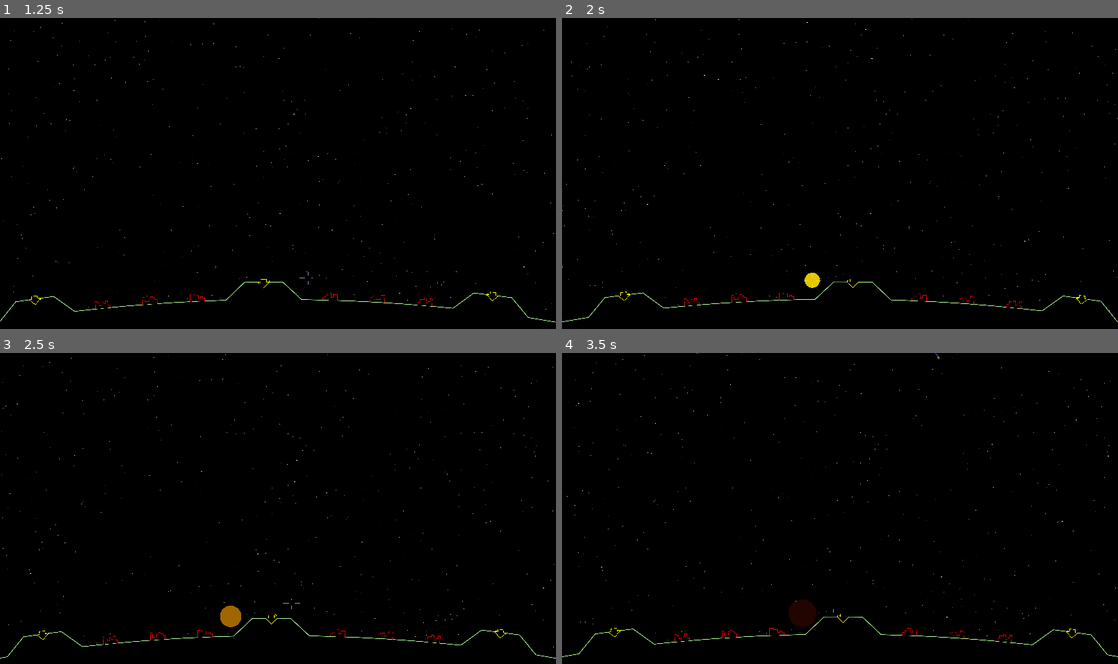
Above: before the commit, frames 1-4 (two rows, left to right).
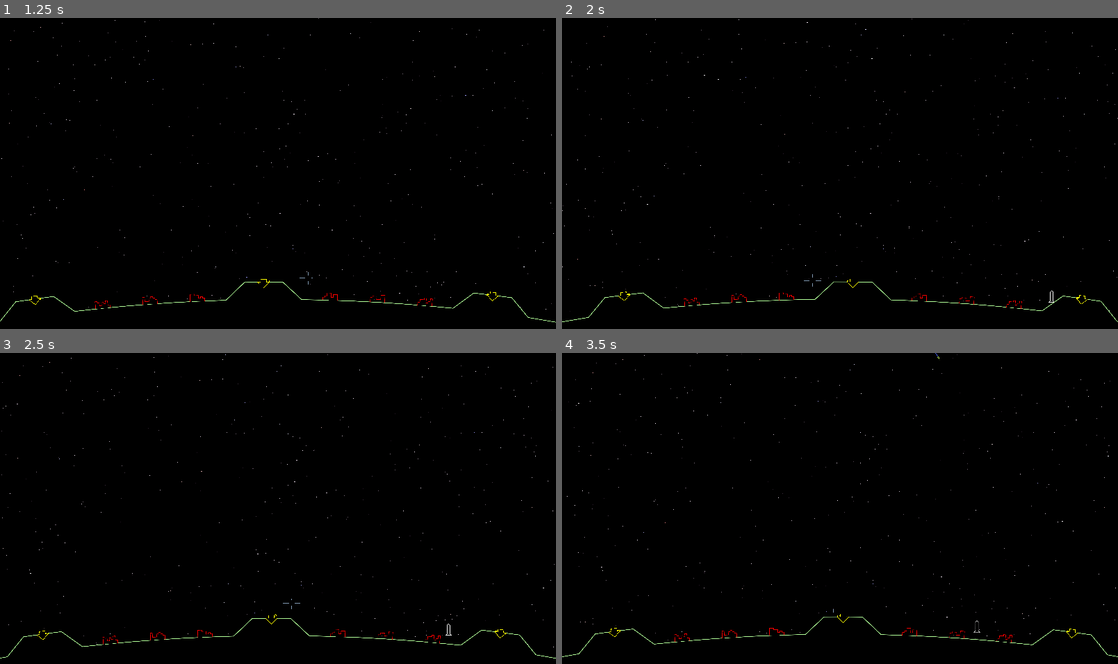
Above: after the commit, the same moments.

Repository: tartley/missile-commander
Game: Godot game, scene res://src/main/main.tscn
The game is run twice, just before and just after one commit, with the same random seed, the same clock (stepped at 60 frames per second) and the same inputs.
Inputs (mouse positions are in pixels of both pictures, inside the frame that each line leads up to):
- Up to frame 1 (1.25 s): tap Enter at 0.5 s; move the mouse to (305, 173) at 0.52 s
- Up to frame 2 (2 s): tap Space at 1.25 s; move the mouse to (812, 176) at 1.27 s; hold A from 1.28 s (still down)
- Up to frame 3 (2.5 s): move the mouse to (289, 502) at 2.02 s; release A at 2.03 s
- Up to frame 4 (3.5 s): move the mouse to (834, 514) at 2.77 s

Frame 1 is identical in both runs. In frame 2, 0.1% of the frame differs, in the area x 43-89%, y 81-92%; in frame 3, 0.2%; in frame 4, 0.4%, in the area x 40-76%, y 79-90%.

Commit message:
Fix shot speed, change vertices to look like a missile!

Diff:
--- a/src/main/main.gd
+++ b/src/main/main.gd
@@ -28,7 +28,7 @@
     var start:Vector2 = $World/Ground.bases[base_id].position
     var destination = $World/Mouse.position
     var shot = Shot.instantiate()
-    shot.launch(start, destination, 4000)
+    shot.launch(start, destination, 300)
     $World.add_child(shot)
 
 func _unhandled_input(event):
--- a/src/shot/shot.gd
+++ b/src/shot/shot.gd
@@ -2,12 +2,17 @@
 
 var Pop:PackedScene = preload("res://src/pop/pop.tscn")
 
-const SIZE := 200.0
+const SIZE := 10.0
 const verts: Array[Vector2] = [
-    Vector2(0.0, -SIZE/2.0),
-    Vector2(-SIZE/8.0, +SIZE/8.0),
-    Vector2(+SIZE/8.0, +SIZE/8.0),
-    Vector2(0.0, -SIZE/2.0),
+    Vector2(0*SIZE, 4*SIZE),
+    Vector2(1*SIZE, 3*SIZE),
+    Vector2(1*SIZE, -3*SIZE),
+    Vector2(2*SIZE, -4*SIZE),
+    Vector2(0*SIZE, -4*SIZE),
+    Vector2(-2*SIZE, -4*SIZE),
+    Vector2(-1*SIZE, -3*SIZE),
+    Vector2(-1*SIZE, 3*SIZE),
+    Vector2(0*SIZE, 4*SIZE),
 ]
 
 var velocity: Vector2
